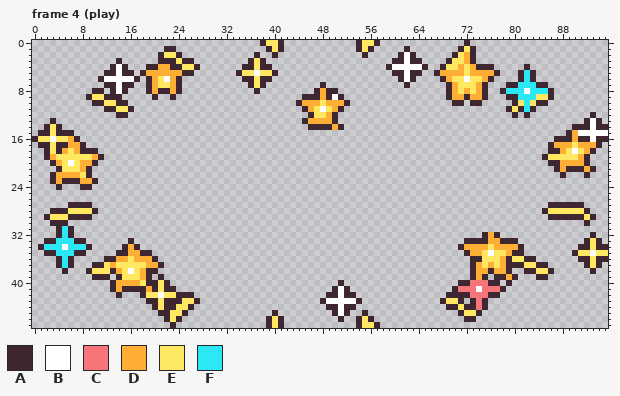
File history of a pixel-art file, art/fx/fx-new-best.aseprite. This is how it looked before the edit.
96x48 pixels, 8 frames. Shown: frame 4 (play). The commit also changed other frames, which this record leaves out.
Palette (. is transparent): A #3e2731  B #ffffff  C #f6757a  D #feae34  E #fee761  F #2ce8f5
Pixels before, frame 4 (play) (only the part around the change), first column x 0:
 0 ......................................AEEA............AEEA..............A.......................
 1 ......................AA...............AEA............AEA.....A........AEA......................
 2 .....................AEEA............A..A..............A.....ABA......AEDA......................
 3 ..............A......AAAEAA.........AEA.....................AABAA....AEEDA......................
 4 .............ABA...AADDAAEEA.......AAEAA...................ABBBBBA..AEEDEDAAA.....A.............
 5 ............AABAA.ADDDDDDAA.......AEEBEEA...................AABAA..ADDDDEDDDDA...AFA............
 6 ...........ABBBBBA.ADEBDA..........AAEAA.....................ABA....ADEEBEEDA....AFA............
 7 ............AABAA..ADEEDA...........AEA.........A.............A......ADEEEDA...AAFFFAA..........
 8 ..........AA.ABA...ADAADA............A.........ADAA..................ADEDEDA..AFFFBFFFA.........
 9 .........AEEAAA.....A..A.....................AAADABA.................ADDADDA...AAFFFEEA.........
10 ..........AAEEAA............................ADDDEDDDA.................AA.AA.....AEFEAA..........
11 ............AAEEA............................ADEBEDA...........................AEAFA............
12 ..............AA..............................AEEDA.............................A.A..........A..
13 ...A.........................................ADDDDA.........................................ABA.
14 ..AEA.........................................AAAADA......................................AAABAA
15 .AAEAAA..................................................................................ADBBBBB
16 AEEBEEDA...............................................................................AAADAABAA
17 .AAEAADDA.............................................................................ADDDEDDDA.
18 ..AEADEDAAA...........................................................................AADEBEDA..
19 ..ADEEEEEEDA.........................................................................AEEEEEDA...
20 ...ADEBEDDA...........................................................................AADDDDA...
21 ....AEEEDA.............................................................................ADAAADA..
22 ...ADDDDEA..............................................................................A...A...
23 ...ADAAADDA.....................................................................................
24 ....A...AA......................................................................................
25 ................................................................................................
26 ................................................................................................
27 ......AAAA............................................................................AAAAAA....
28 ...AAAEEEEA..........................................................................AEEEEEEA...
29 ..AEEEAAAA............................................................................AAAAAAEA..
30 ...AAA......................................................................................A...
31 ....AFA.........................................................................................
32 ....AFA....................................................................ADA...............A..
33 ..AAFFFAA.......A.......................................................AAAADDAAA...........AEA.
34 .AFFFBFFFA.....ADA.....................................................ADDDDEDDDDA.........AAEAA
35 ..AAFFFAA.....AADDAA....................................................ADDEBEEDAA........AEEBEE
36 ....AFA.....AADDEDDDA....................................................AAEEEDAEEAA.......AAEAA
37 ....AFA...AAEDEEEEEDDA...................................................ADEDEDAAAEEAA......AEA.
38 .....A...AEEEADEBEDAA....................................................ADDADDA..AAEEA......A..
39 ..........AAA.AEEEDA.A...................................................ADA.AADA...AA..........
40 .............ADDDDEAAEA............................A...................AACCCAA.A................
41 .............ADAAAADAEAA..........................ABA.................ACCCBCCCA.................
42 ..............A...AEEBEEAAA......................AABAA...............AAAACCCAA..................
43 ...................AAEAAAEEA....................ABBBBBA.............AEEA.ACA....................
44 ....................AEAAEEA......................AABAA...............AAEAACA....................
45 .....................AAEEA..............A.........ABA..A...............AEEA.....................
46 ......................AEA..............AEA.........A..AEA...............AA......................
47 .......................A...............AEA............AEEA......................................
The same view after the edit:
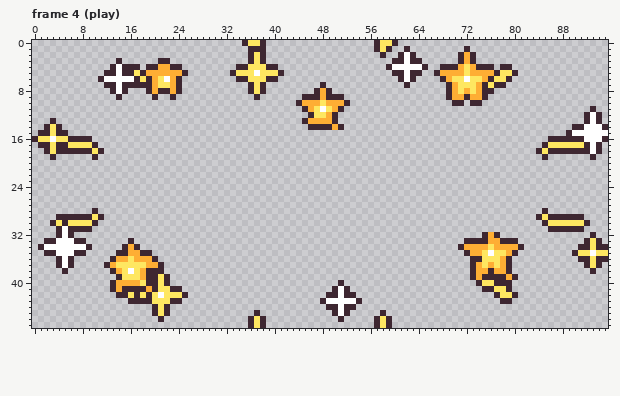
The exact change:
Changed rows in their new state; - is an unchanged pixel.
Frame 4 (play):
first column x 2:
 0 ---------------------------------AEE-...------------...-EEA-----------.----------------------
 1 --------------------..------------AAA...------------...AEA-----------.A.---------------------
 2 -------------------....-----------AEA-.--------------.--A-----------.A-----------------------
 3 ---------------------....------------------------------------------..A-----------------------
 4 --------------AA-------...------A-E-E-A----------------------------AA-------AA--.------------
 5 ---------------E--------.------AE-----EA------------------------------------EEA...-----------
 6 ----------------E---------------A-E-E-A------------------------------------EEA-...-----------
 7 ---------------AA---------------------------------------------------------EAA.......---------
 8 --------..------------------------AEA-----------.-------------------------A-.........--------
 9 -------.....-----------------------A------------A----------------------------........--------
10 --------......----------------------------------------------------------------......---------
11 ----------.....--------------------------------------------------------------.....---------A-
12 ------------..----------------------------------------------------------------.-.---------ABA
14 ------------------------------------------------------------------------------------------B-B
15 ----.-----------------------------------------------------------------------------------B----
16 ----A-AA----------------------------------------------------------------------------A---A-B-B
17 ----EEEEA--------------------------------------------------------------------------AEEEE-EAB-
18 ---AAA--EA------------------------------------------------------------------------AE--AAAAABA
19 .A......A.--------------------------------------------------------------------------.......A-
20 -........---------------------------------------------------------------------------.......--
21 --......-----------------------------------------------------------------------------.......-
22 -.......------------------------------------------------------------------------------.---.--
23 -........------------------------------------------------------------------------------------
24 --.---..-------------------------------------------------------------------------------------
27 ----....----------------------------------------------------------------------------......---
28 -.......----------------------------------------------------------------------------.......--
29 ..AA----EA------------------------------------------------------------------------AE------..-
30 --E-EEEEA--------------------------------------------------------------------------AEEEEEE---
31 ---B-AAA----------------------------------------------------------------------------AAAAAA---
32 ---B-----------------------------------------------------------------------------------------
33 --BBB----------------------------------------------------------------------------------------
34 BBB-BBB--------------------------------------------------------------------------------------
35 --BBB--------------------------------------------------------------------------.-------------
36 ---B------.-------------------------------------------------------------------....-----------
37 ---B----..A-------------------------------------------------------------------......---------
38 -------....--------A------------------------------------------------------------.....--------
39 --------...-------AEA-----------------------------------------------------A-------..---------
40 ---------------------------------------------------------------------...AEE-A----------------
41 --------------------E-A---------------------------------------------.....AAEEA---------------
42 -------------AEAEA----E-.------------------------------------------........-EEA--------------
43 --------------AAA-E-E--...----------------------------------------....-...--AA---------------
44 ---------------------....------------------------------------------.......-------------------
45 ------------------AE-...-----------A--.--------------.--A------------....--------------------
46 -------------------A...-----------AEA...------------...AEA------------..---------------------
47 ---------------------.------------AEA...------------...-EA-----------------------------------
